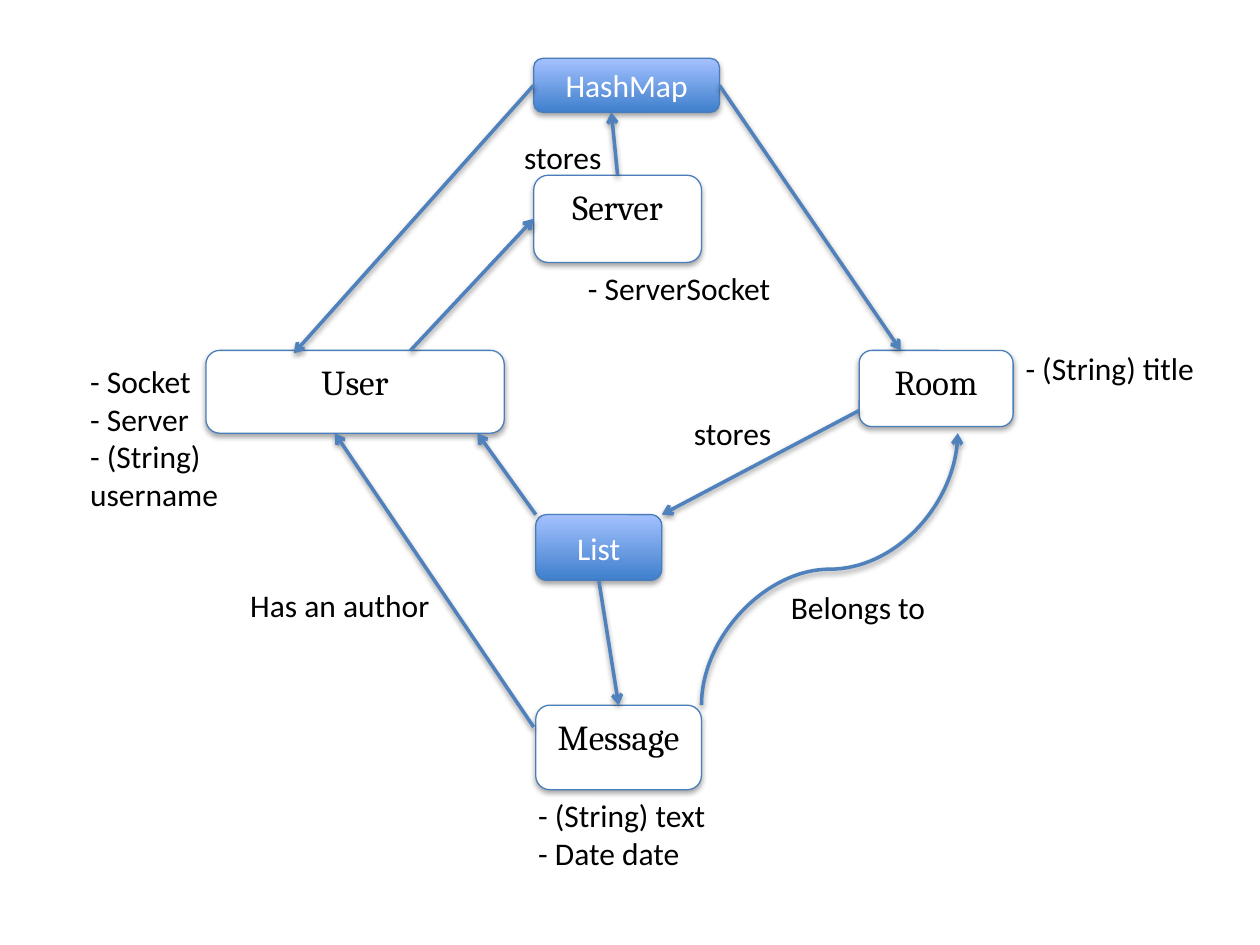
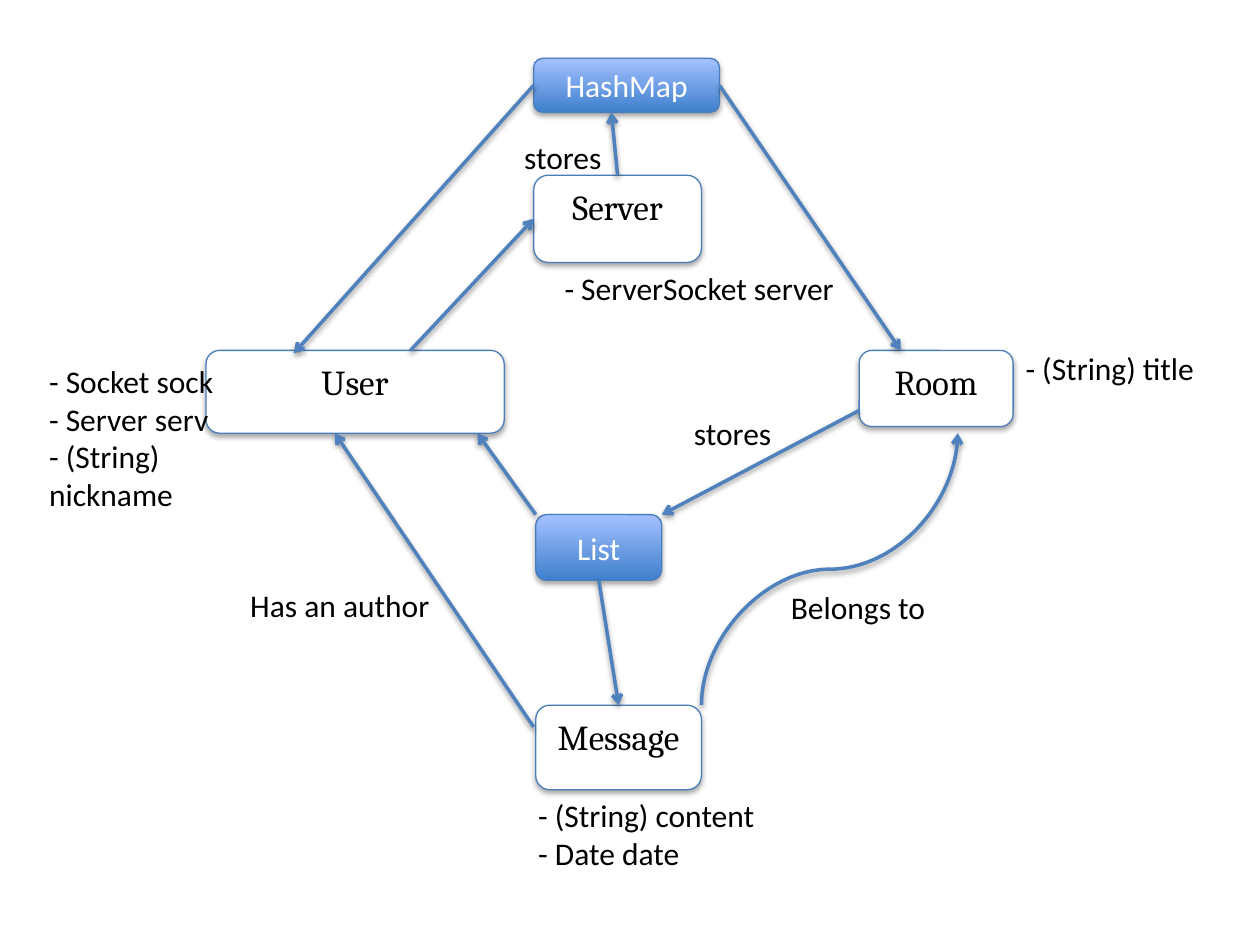
Before and after one commit to bfaviero/chat, a slide deck: slide 1 of docs/Snapshot Diagram.pptx. Drawn at 1260x945 pixels with LibreOffice and Linux fonts; fonts in the diff are those of the drawing. Boxes give left, top, right and bottom in pixels: in the first picture for what was removed or moved away, otherwise in the second. Text is boxed around its words. In the diff, an @@ line names an element or a change of style, - is before the commit and + after.

Commit message:
Renamed snapshot

```diff
--- a/docs/Snapshot Diagram.pptx
+++ b/docs/Snapshot Diagram.pptx
@@ text at (581,278,834,301): text changed @@
-- ServerSocket
+- ServerSocket server
@@ text "- Socket sock": place and size @@
-text "- Socket sock" at (90,371,218,507)
+text "- Socket sock" at (49,366,214,507)
@@ text at (66,366,214,432): text changed @@
-- Socket
-- Server
+- Socket sock
+- Server serv
@@ text at (49,484,173,507): text changed @@
-username
+nickname
@@ text at (555,804,755,833): text changed @@
-- (String) text
+- (String) content
```
